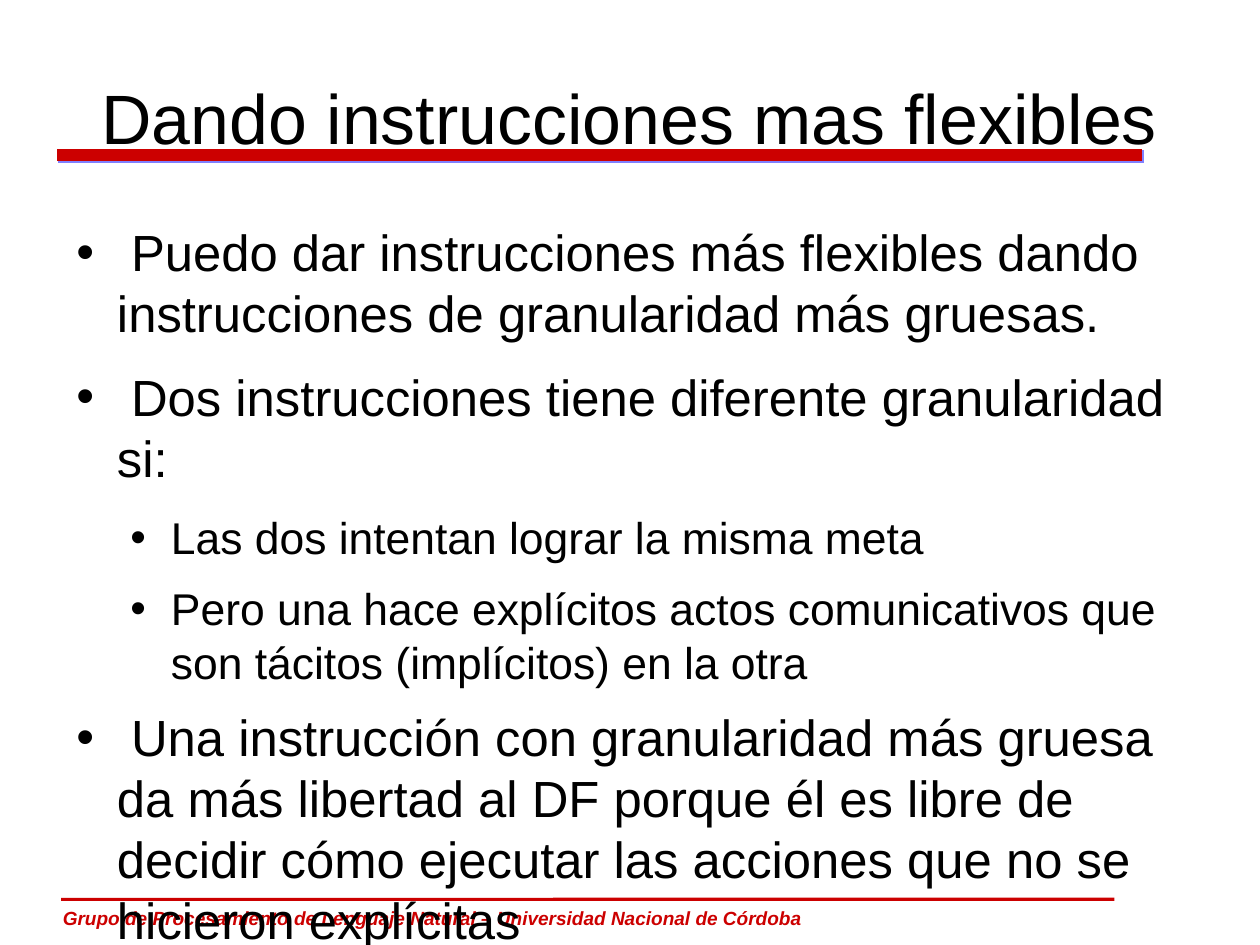
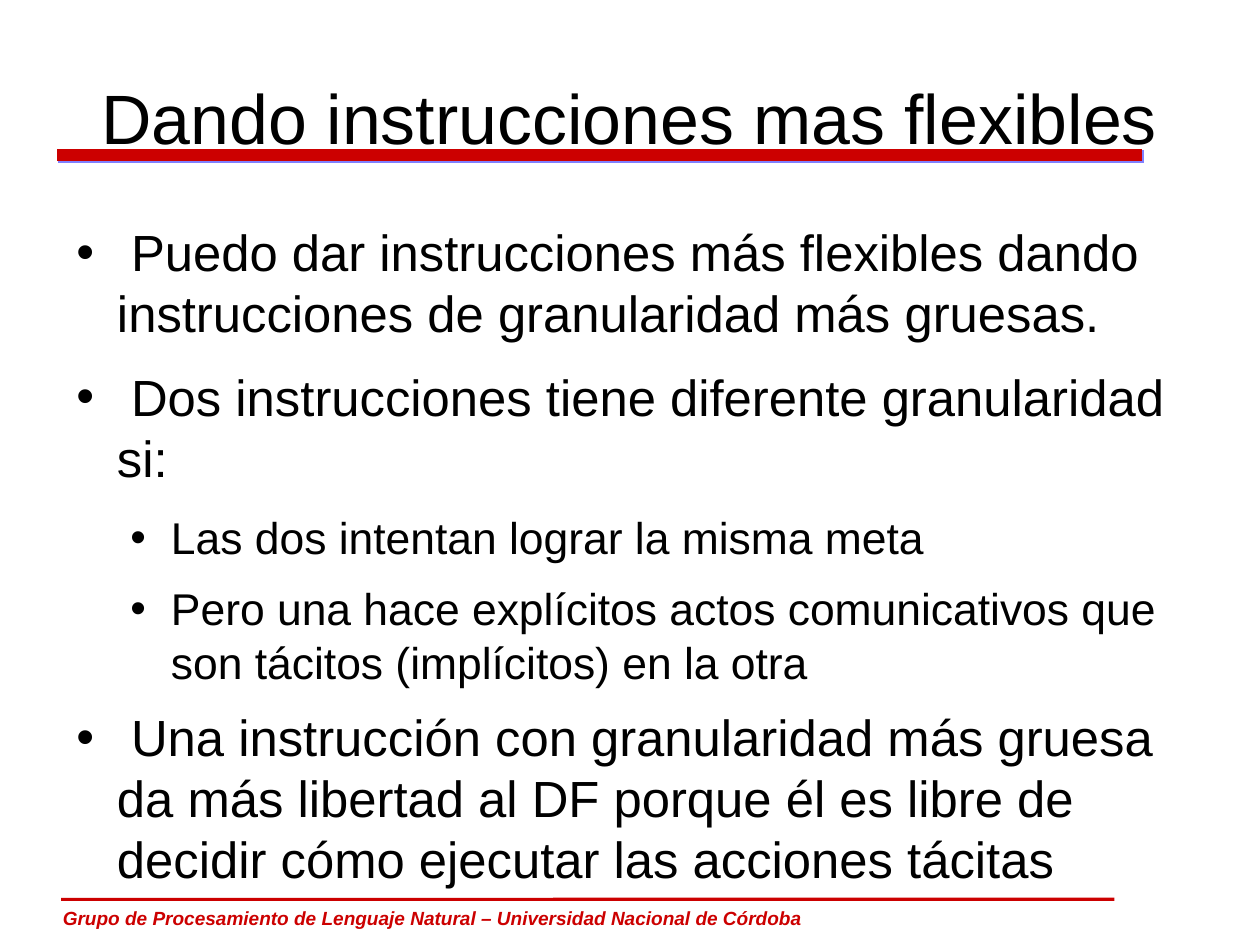
Before and after one commit to carlosareces/elic10, a slide deck: slide 15 of slides/dia5.odp (slide 14 before the commit). Drawn at 1260x945 pixels with LibreOffice and Linux fonts; fonts in the diff are those of the drawing; background and template pictures are left out. Boxes give left, top, right and bottom in pixels: in the first picture for what was removed or moved away, otherwise in the second. Text is boxed around its words. In the diff, an @@ line names an element or a change of style, - is before the commit and + after.

```diff
--- a/slides/dia5.odp
+++ b/slides/dia5.odp
@@ text at [117, 718, 1153, 889]: text changed @@
-• Una instrucción con granularidad más gruesa da más libertad al DF porque él es libre de decidir cómo ejecutar las acciones que no se hicieron explícitas
+• Una instrucción con granularidad más gruesa da más libertad al DF porque él es libre de decidir cómo ejecutar las acciones tácitas
```
Also in this commit, not shown: 8 other slides changed, 4 slides added.
